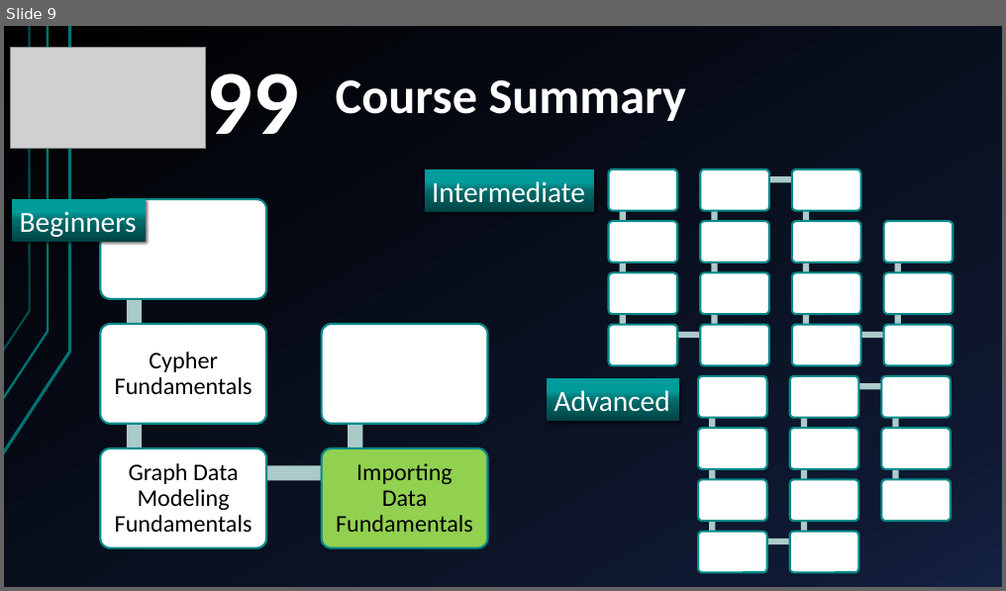
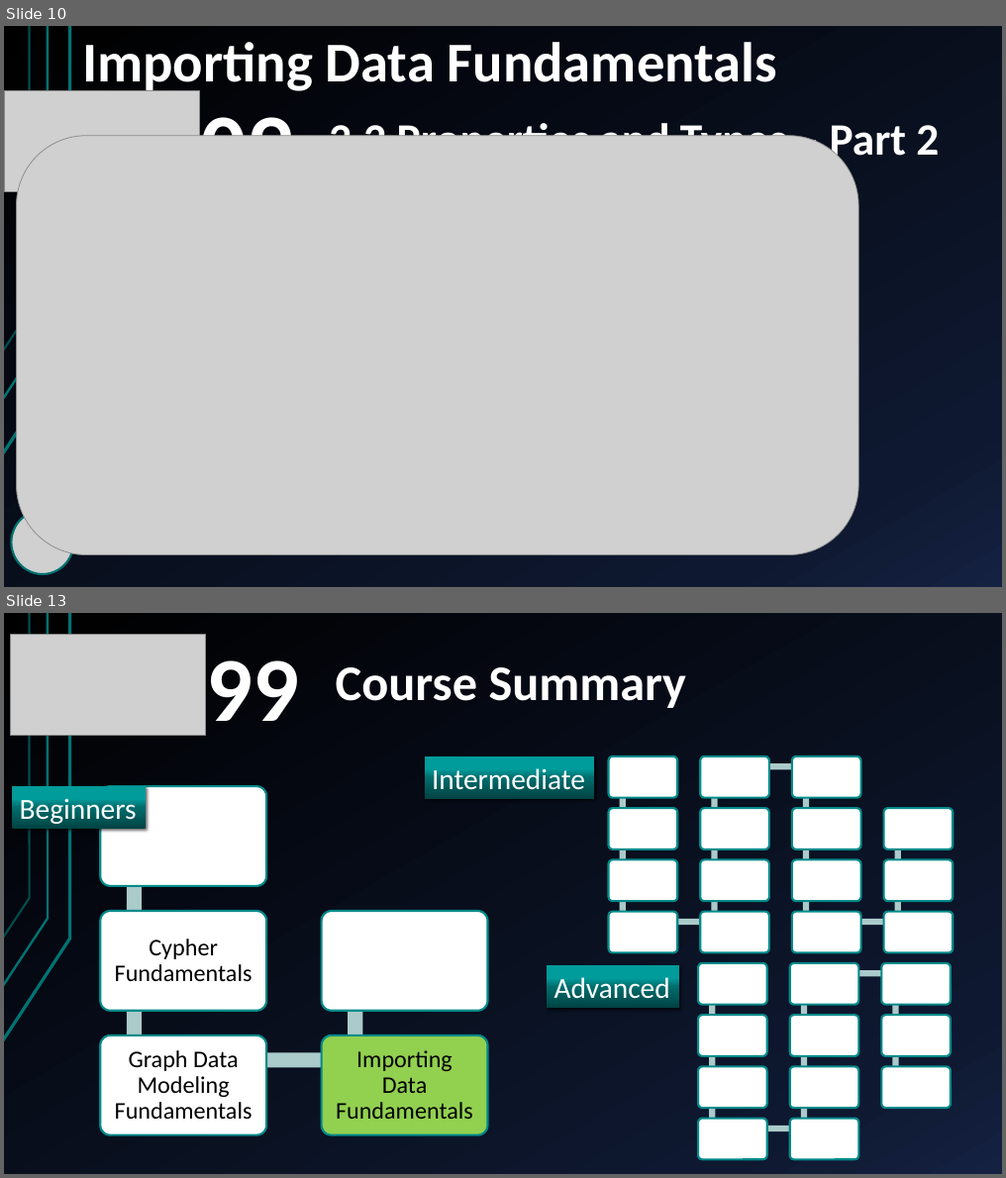
Before and after one commit to yasenstar/learn_graphdb, a slide deck: neo4j/import_data_fundamentals/Importing_Data_Fundamentals.pptx. Shown one above the other, each under a label of ours: slide 9 before the commit, slides 10 and 13 after it; the slides between them are not shown. The pictures are 1006x591 and 1006x1178 pixels, drawn with LibreOffice and Linux fonts; fonts in the diff are those of the drawing; grey boxes stand for pictures. Boxes give left, top, right and bottom in pixels: in the first picture for what was removed or moved away, otherwise in the second. Text is boxed around its words. In the diff, an @@ line names an element or a change of style, - is before the commit and + after.

```diff
--- a/neo4j/import_data_fundamentals/Importing_Data_Fundamentals.pptx
+++ b/neo4j/import_data_fundamentals/Importing_Data_Fundamentals.pptx
@@ slide 10 added at [4,26,1002,587], background gradient #000000 to #0F1931 to #142242; not listed: 3 template elements that a slide beside it also shows @@
@@ text added at [82,42,777,94], 54 pt, text #FFFFFF, bold @@
+Importing Data Fundamentals
@@ picture added at [4,90,199,192] @@
@@ text added at [200,101,293,136], 88 pt, text #FFFFFF, bold @@
+09
@@ picture added at [16,136,858,556] @@
@@ title added at [329,117,939,166], 43.2 pt, text #FFFFFF, bold @@
+2.2 Properties and Types – Part 2
@@ picture added at [12,511,73,574] @@
@@ what was slide 9 is now slide 13 @@
```
Also in this commit, not shown: 3 slides changed, 3 other slides added, 3 other files.
